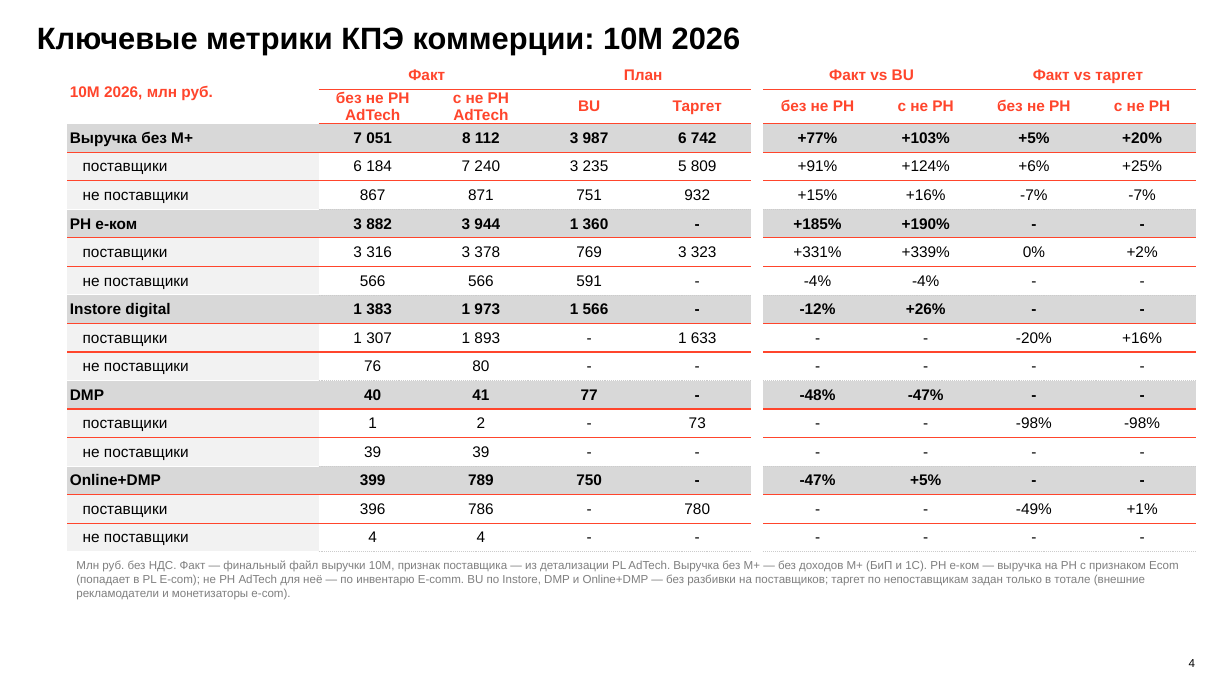
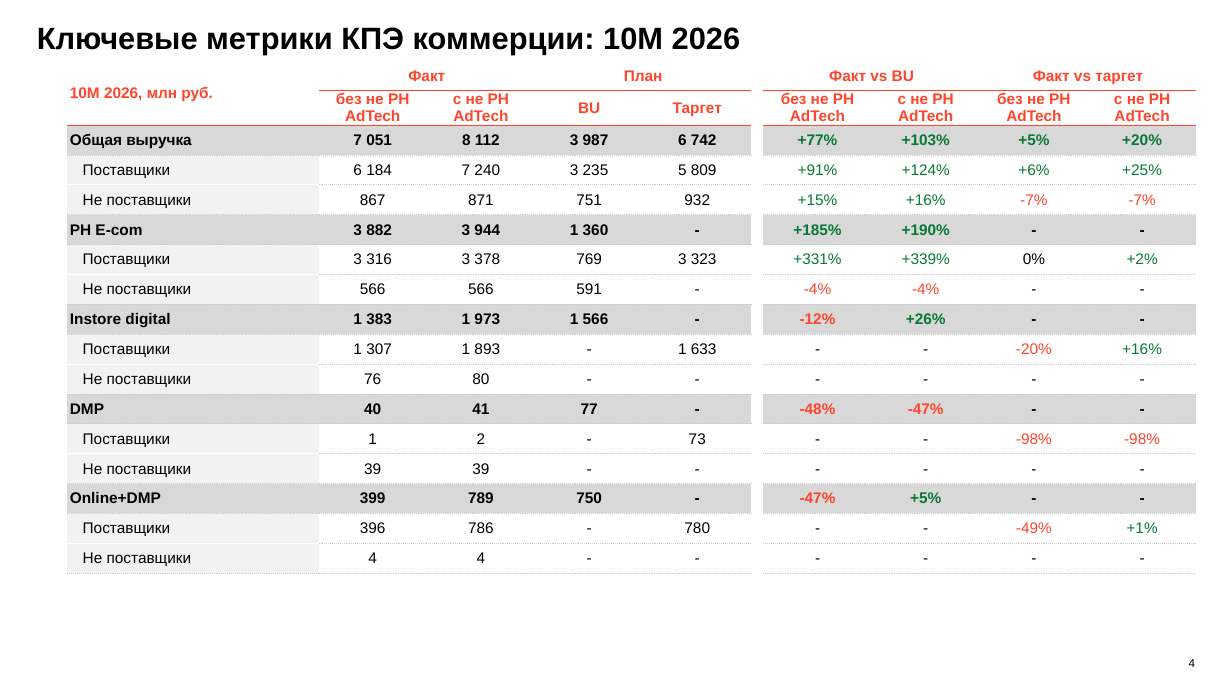
Before and after one commit to DenisMagnit/1, a slide deck: slide 4 of AT_FIN_OCT_2026.pptx. Drawn at 1232x693 pixels with LibreOffice and Linux fonts; fonts in the diff are those of the drawing; background and template pictures are left out. Boxes give left, top, right and bottom in pixels: in the first picture for what was removed or moved away, otherwise in the second. Text is boxed around its words. In the diff, an @@ line names an element or a change of style, - is before the commit and + after.

```diff
--- a/AT_FIN_OCT_2026.pptx
+++ b/AT_FIN_OCT_2026.pptx
@@ table at <box>67,61,1196,570</box> @@
-row 2:  | без не РН AdTech | с не РН AdTech | BU | Таргет |  | без не РН | с не РН | без не РН | с не РН
+row 2:  | без не РН AdTech | с не РН AdTech | BU | Таргет |  | без не РН AdTech | с не РН AdTech | без не РН AdTech | с не РН AdTech
-row 3, column 1: Выручка без М+
+row 3, column 1: Общая выручка
-row 4, column 1: поставщики
+row 4, column 1: Поставщики
-row 5, column 1: не поставщики
+row 5, column 1: Не поставщики
-row 6, column 1: РН е-ком
+row 6, column 1: РН E-com
-row 7, column 1: поставщики
+row 7, column 1: Поставщики
-row 8, column 1: не поставщики
+row 8, column 1: Не поставщики
-row 10, column 1: поставщики
+row 10, column 1: Поставщики
-row 11, column 1: не поставщики
+row 11, column 1: Не поставщики
-row 13, column 1: поставщики
+row 13, column 1: Поставщики
-row 14, column 1: не поставщики
+row 14, column 1: Не поставщики
-row 16, column 1: поставщики
+row 16, column 1: Поставщики
-row 17, column 1: не поставщики
+row 17, column 1: Не поставщики
@@ text colour #000000 to #087936 in "+77%", "+103%", "+5%", "+20%" and 15 more places @@
@@ text colour #000000 to #FF452C in "-7%", "-7%", "-4%", "-4%" and 8 more places @@
@@ borders changed @@
@@ text removed at <box>76,560,1179,600</box> @@
-Млн руб. без НДС. Факт — финальный файл выручки 10М, признак поставщика — из детализации PL AdTech. Выручка без М+ — без доходов М+ (БиП и 1С). РН е-ком — выручка на РН с признаком Ecom (попадает в PL E-com); не РН AdTech для неё — по инвентарю E-comm. BU по Instore, DMP и Online+DMP — без разбивки на поставщиков; таргет по непоставщикам задан только в тотале (внешние рекламодатели и монетизаторы e-com).
```
